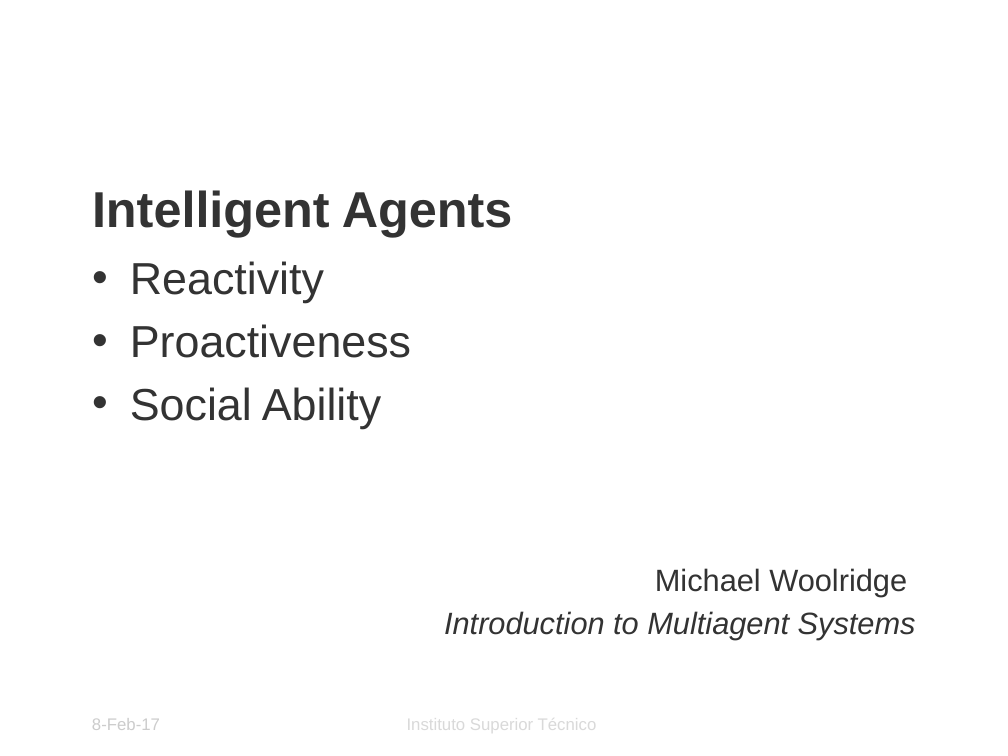
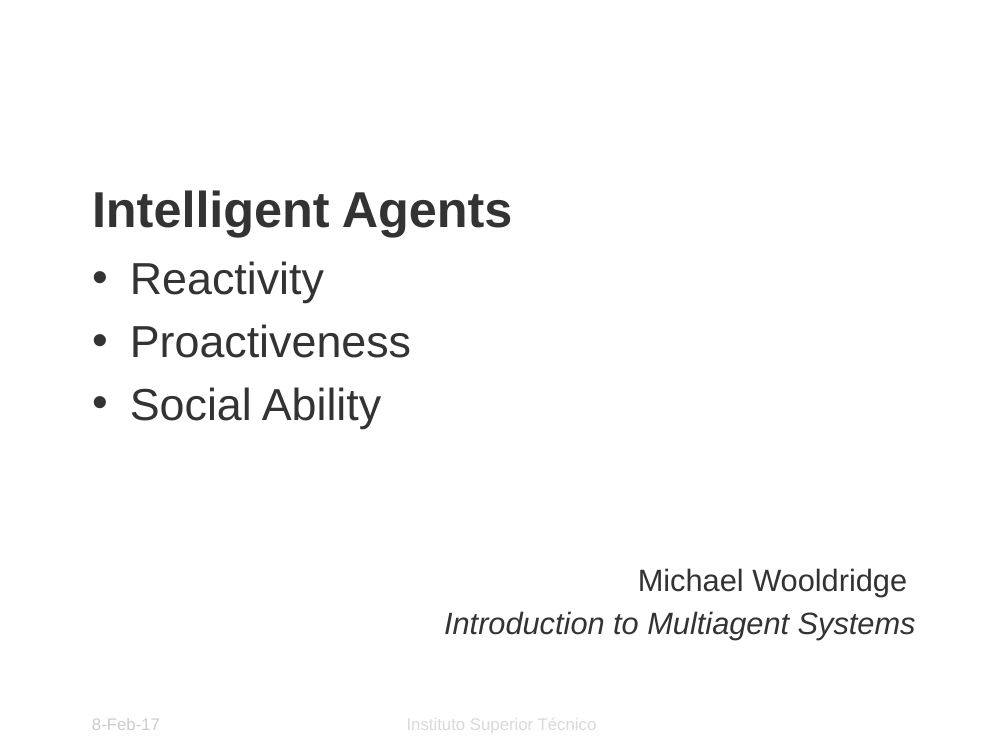
Before and after one commit to hineios/dissertation, a slide deck: slide 14 of Presentation.pptx. Drawn at 1008x756 pixels with LibreOffice and Linux fonts; fonts in the diff are those of the drawing; background and template pictures are left out. Boxes give left, top, right and bottom in pixels: in the first picture for what was removed or moved away, otherwise in the second. Text is boxed around its words. In the diff, an @@ line names an element or a change of style, - is before the commit and + after.

Commit message:
typo

```diff
--- a/Presentation.pptx
+++ b/Presentation.pptx
@@ text at (x1=638, y1=568, x2=907, y2=597): text changed @@
-Michael Woolridge
+Michael Wooldridge
```
